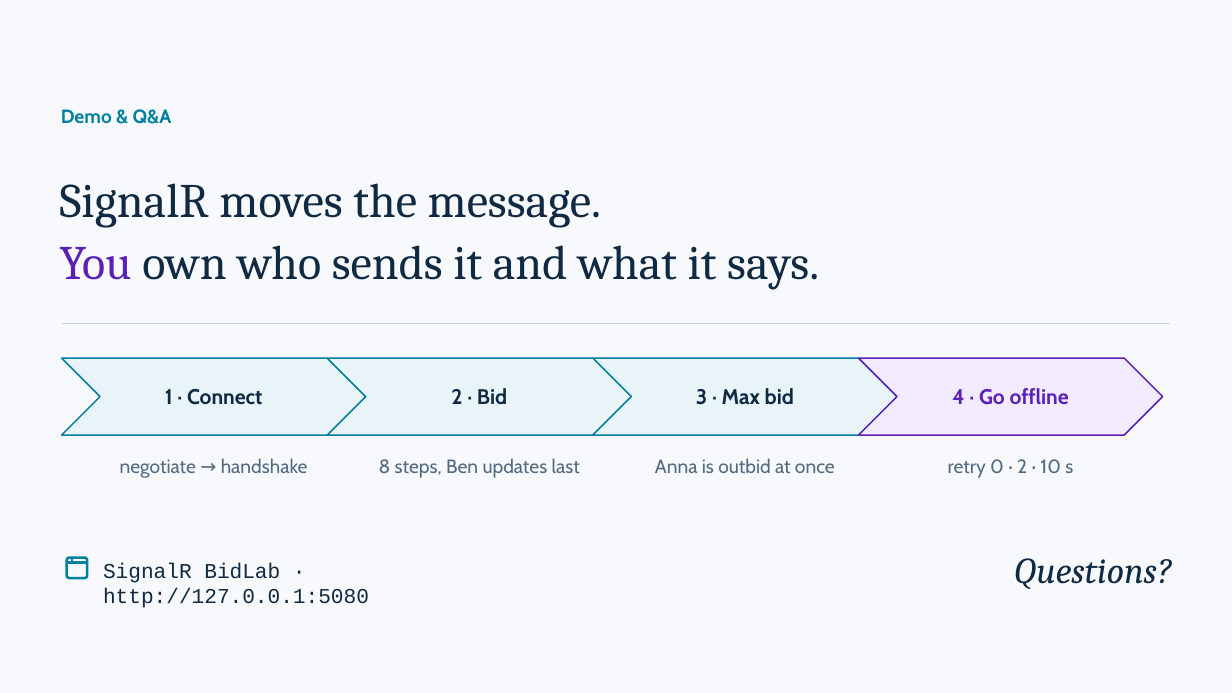
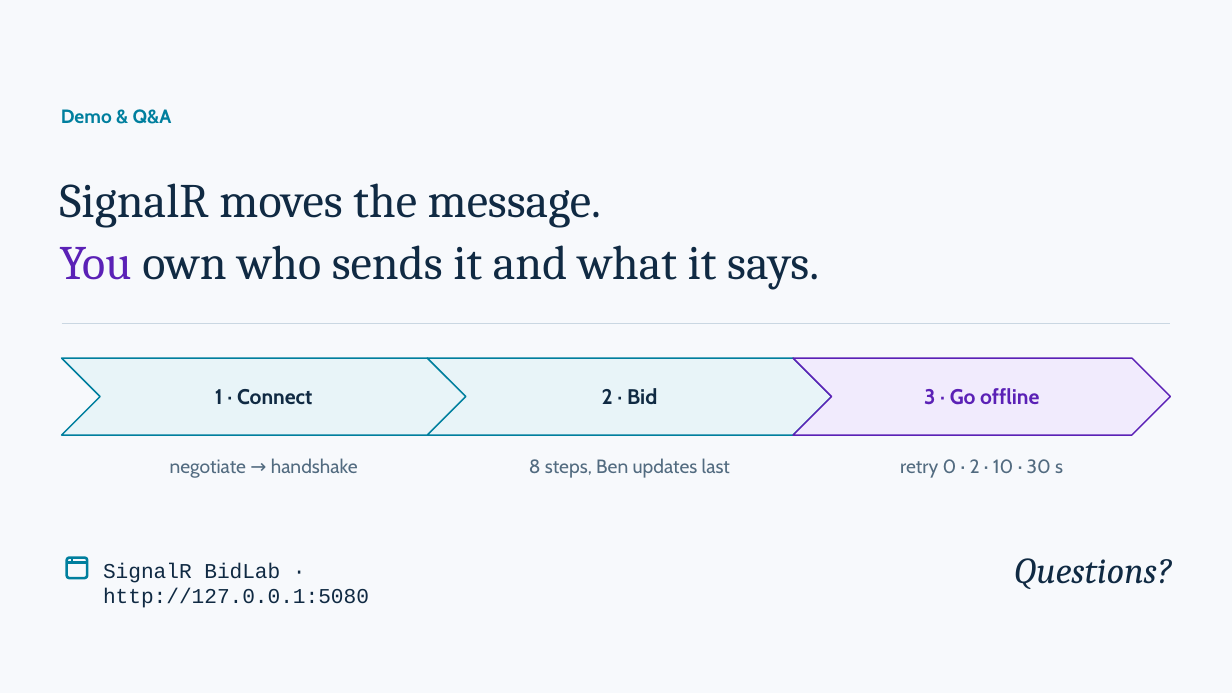
Before and after one commit to Daniiislo/TechSharing, a slide deck: slide 15 of SignalR/presentation/SignalR - More Than WebSocket.pptx. Drawn at 1232x693 pixels with LibreOffice and Linux fonts; fonts in the diff are those of the drawing. Boxes give left, top, right and bottom in pixels: in the first picture for what was removed or moved away, otherwise in the second. Text is boxed around its words. In the diff, an @@ line names an element or a change of style, - is before the commit and + after.

```diff
--- a/SignalR/presentation/SignalR - More Than WebSocket.pptx
+++ b/SignalR/presentation/SignalR - More Than WebSocket.pptx
@@ chevron: place and size @@
-chevron at box(62, 359, 366, 435)
+chevron at box(62, 359, 467, 435)
@@ chevron removed at box(327, 359, 631, 435) @@
@@ chevron: place and size @@
-chevron at box(593, 359, 897, 435)
+chevron at box(427, 359, 832, 435)
@@ chevron: place and size @@
-chevron at box(859, 359, 1163, 435)
+chevron at box(793, 359, 1170, 435)
@@ text "1 · Connect": place and size @@
-text "1 · Connect" at box(165, 389, 262, 405)
+text "1 · Connect" at box(215, 389, 312, 405)
@@ text "2 · Bid": place and size @@
-text "2 · Bid" at box(451, 388, 507, 404)
+text "2 · Bid" at box(602, 388, 657, 404)
@@ text removed at box(696, 388, 794, 405) @@
-3 · Max bid
@@ text at box(924, 388, 1039, 405): text changed @@
-4 · Go offline
+3 · Go offline
@@ text "negotiate → handshake": place and size @@
-text "negotiate → handshake" at box(120, 458, 308, 478)
+text "negotiate → handshake" at box(170, 458, 358, 478)
@@ text "8 steps, Ben updates last": place and size @@
-text "8 steps, Ben updates last" at box(379, 458, 580, 478)
+text "8 steps, Ben updates last" at box(529, 458, 730, 478)
@@ text removed at box(655, 458, 835, 473) @@
-Anna is outbid at once
@@ text at box(900, 459, 1063, 478): text changed @@
-retry 0 · 2 · 10 s
+retry 0 · 2 · 10 · 30 s
```
Also in this commit, not shown: 52 other files.
